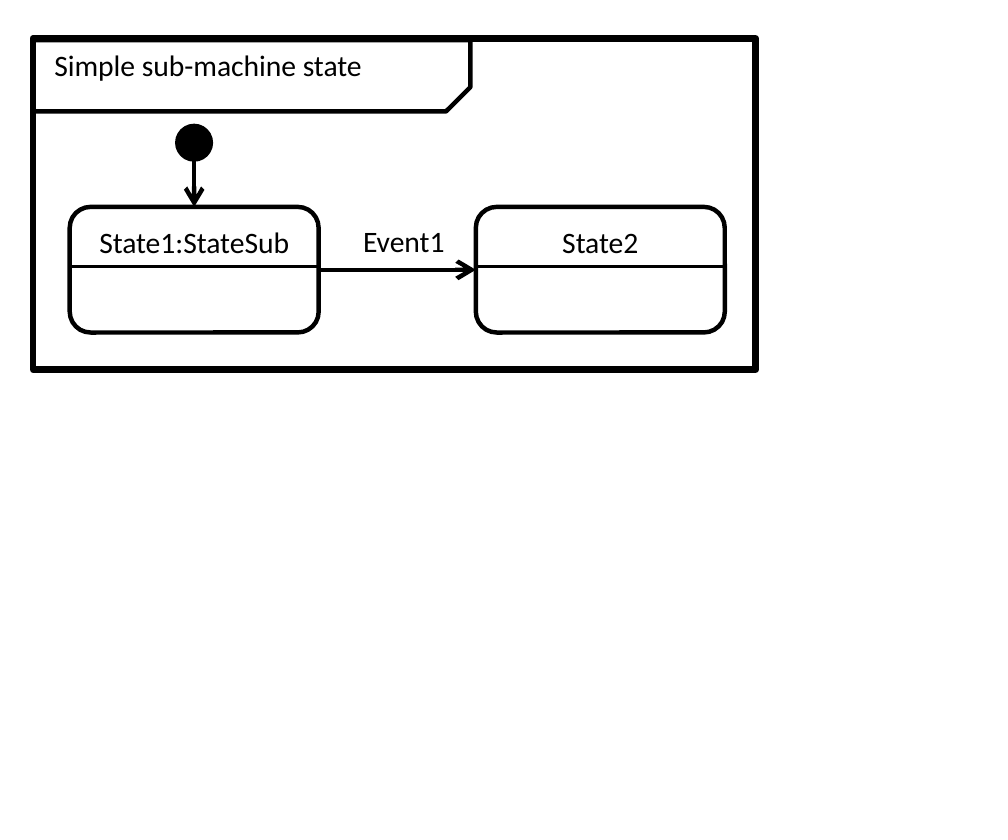
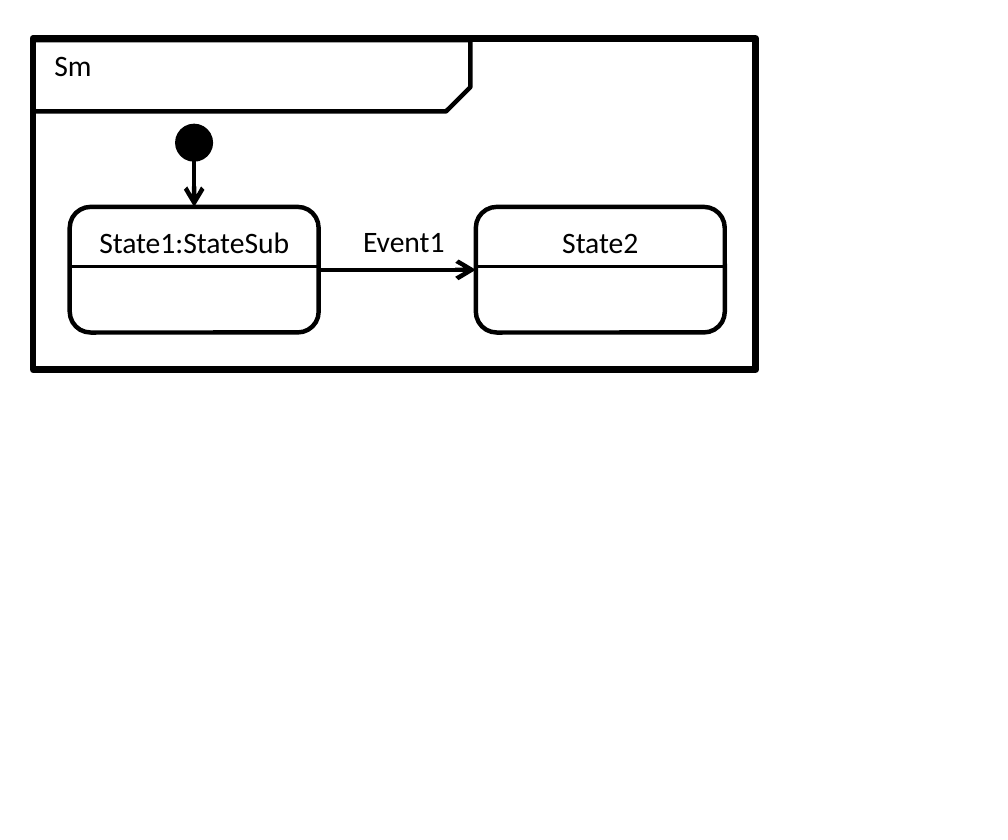
Before and after one commit to redboltz/cpp_sample, a slide deck: slide 13 of boost_training/msm/fig.pptx. Drawn at 1008x840 pixels with LibreOffice and Linux fonts; fonts in the diff are those of the drawing. Boxes give left, top, right and bottom in pixels: in the first picture for what was removed or moved away, otherwise in the second. Text is boxed around its words. In the diff, an @@ line names an element or a change of style, - is before the commit and + after.

```diff
--- a/boost_training/msm/fig.pptx
+++ b/boost_training/msm/fig.pptx
@@ text at (x1=54, y1=56, x2=91, y2=77): text changed @@
-Simple sub-machine state
+Sm
```
Also in this commit, not shown: 1 slide added, 10 other files.
